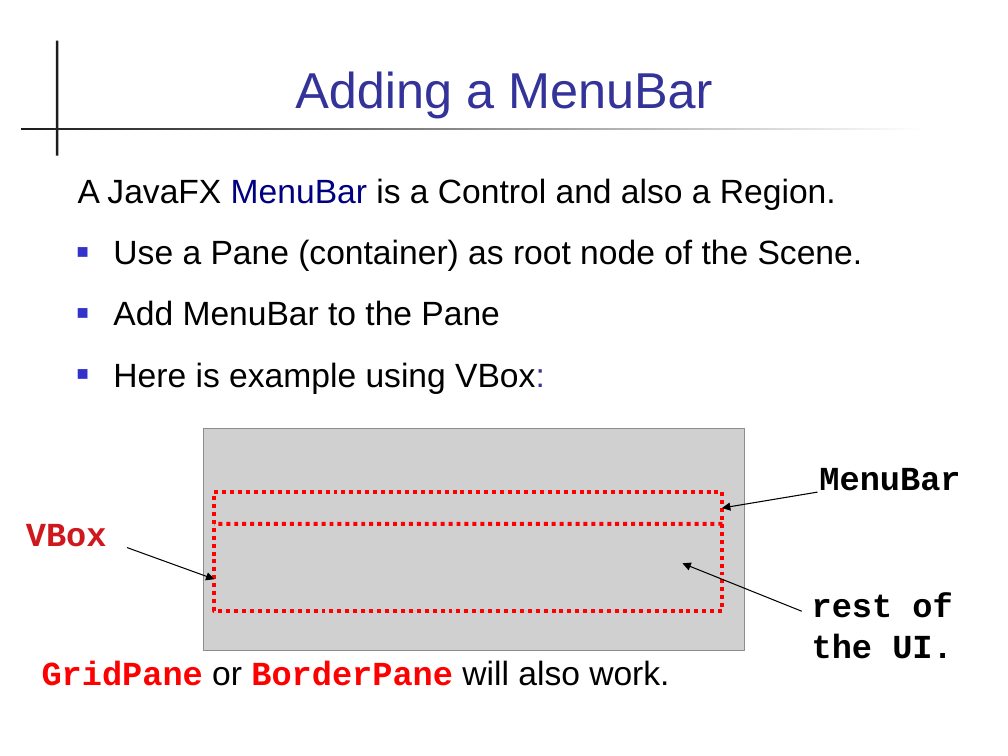
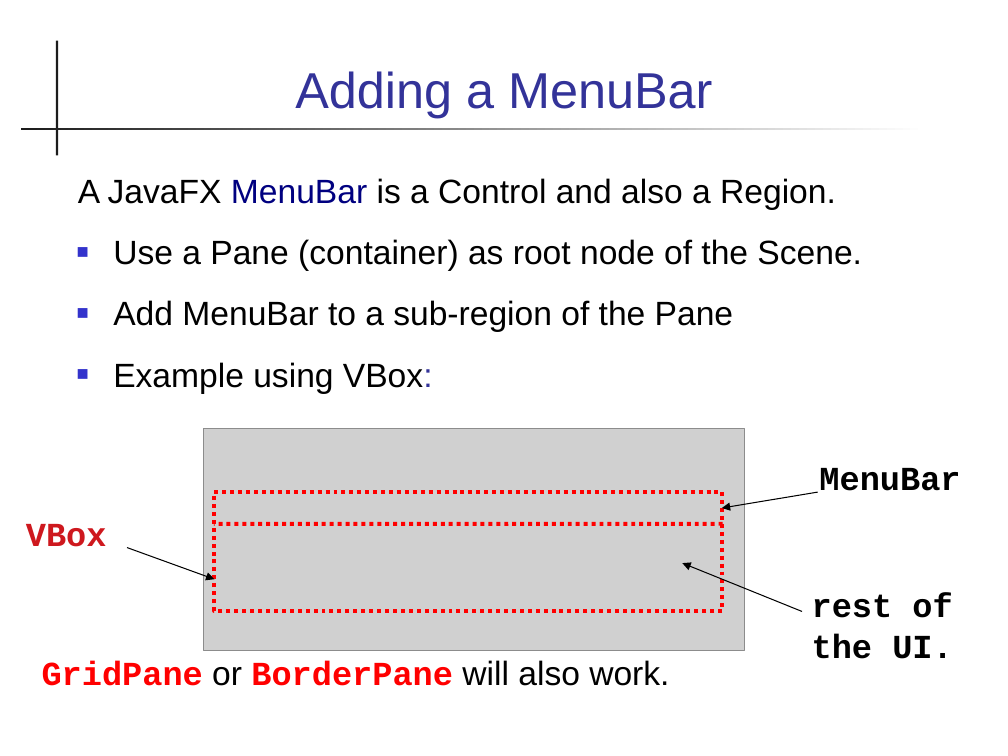
Before and after one commit to skeoop/skeoop.github.io, a slide deck: slide 16 of javafx/Layouts.ppt. Drawn at 1008x756 pixels with LibreOffice and Linux fonts; fonts in the diff are those of the drawing; grey boxes stand for pictures. Boxes give left, top, right and bottom in pixels: in the first picture for what was removed or moved away, otherwise in the second. Text is boxed around its words. In the diff, an @@ line names an element or a change of style, - is before the commit and + after.

Commit message:
fix wording in Layout slides

```diff
--- a/javafx/Layouts.ppt
+++ b/javafx/Layouts.ppt
@@ text at (113, 300, 733, 394): text changed @@
-■ Add MenuBar to the Pane
-■ Here is example using VBox:
+■ Add MenuBar to a sub-region of the Pane
+■ Example using VBox:
```
Also in this commit, not shown: 13 other slides changed, 1 other file.
